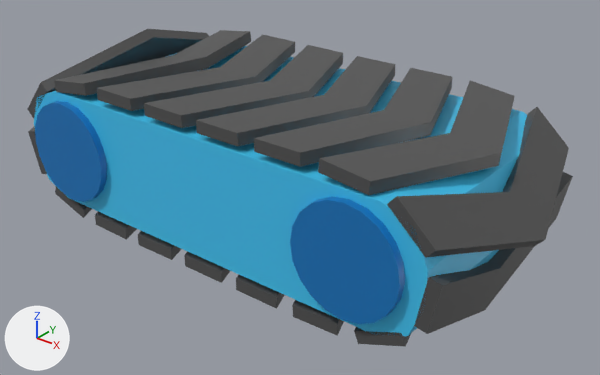
One commit to the FBX model Assets/StaticMeshes/SM_ConveyerBelt.fbx: the scene before it, then after it.
Before and after are seen from a 50 mm lens placed at (0.411, -0.489, 0.381), pointed at (0.021, -0.002, 0.079). Every picture has the same lights, and +X, +Y and +Z are marked at lower left. Where no turn or scale is listed for an object, it has been applied to the vertices.

Objects in the first picture: 'Body', 'Treads', 'Wheel_01', 'Wheel_02'.
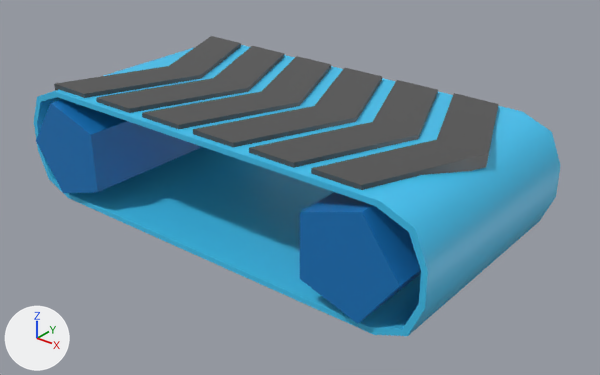
The newer file is also rescaled (x6.0) as a whole; pictures and numbers use the older file's frame.

What the commit changed:
me_mesh is used by ob_body; location (0.0, 0.0, 0.1).
me_mesh had 24 vertices, 22 faces and spanned x -0.2..0.2, y -0.1..0.1, z -0.05..0.05.
me_mesh now has 48 vertices, 48 faces and spans x -0.2..0.2, y -0.1..0.1, z -0.05..0.05.
Part 1, on me_mesh:
10 faces are deleted.
12 vertices are added at x -0.195..0.195, y -0.1, z -0.046..0.046.
12 new vertices lie (0.0, 0.2, 0.0) away from vertices in x -0.195..0.195, y -0.1, z -0.046..0.046.
36 new faces join them.
me_mesh_003 is used by ob_wheel_01; location (-0.1473, 0.0, 0.1).
me_mesh_003 had 42 vertices, 60 faces and spanned x -0.044..0.044, y -0.106..0.106, z -0.044..0.044.
me_mesh_003 now has 12 vertices, 15 faces and spans x -0.044..0.036, y -0.106..0.106, z -0.042..0.042.
Part 3, on me_mesh_003:
30 vertices are removed from x -0.042..0.044, y -0.106..0.106, z -0.044..0.044.
60 faces are deleted.
15 new faces join them.
me_mesh_004 is used by ob_wheel_02; location (0.1405, 0.0, 0.1).
me_mesh_004 had 42 vertices, 60 faces and spanned x -0.044..0.044, y -0.106..0.106, z -0.044..0.044.
me_mesh_004 now has 12 vertices, 15 faces and spans x -0.036..0.044, y -0.106..0.106, z -0.042..0.042.
Part 2, on me_mesh_004:
30 vertices are removed from x -0.044..0.042, y -0.106..0.106, z -0.044..0.044.
60 faces are deleted.
15 new faces join them.
Mesh me_mesh_007 is new.
It has 12 vertices, 10 faces and spans x -0.079..0.0, y -0.095..0.095, z -0.01..0.0.
It uses material mat_m_conveyer_treads (dark grey #505050).
Object 'Treads' (ob_treads) is deleted.
Object 'Treads5' (ob_treads5) is new; it shows me_mesh_007.
Its location is (0.1295, 0.0, 0.1534).
Object 'Treads2' (ob_treads2) is new; it shows a copy of me_mesh_007.
Its location is (-0.0355, 0.0, 0.1534).
Object 'Treads3' (ob_treads3) is new; it shows a copy of me_mesh_007.
Its location is (0.0195, 0.0, 0.1534).
Object 'Treads1' (ob_treads1) is new; it shows a copy of me_mesh_007.
Its location is (-0.0905, 0.0, 0.1534).
Object 'Treads4' (ob_treads4) is new; it shows a copy of me_mesh_007.
Its location is (0.0745, 0.0, 0.1534).
Object 'Treads6' (ob_treads6) is new; it shows a copy of me_mesh_007.
Its location is (0.1845, 0.0, 0.1534).

Changed parts and their boxes (x1, y1, x2, y2) in the pictures (600 x 375 px):
'Treads', deleted: before (27, 29, 573, 347)
'Body', reshaped (7% wider): before (34, 46, 527, 336); after (34, 45, 560, 336)
'Wheel_02', reshaped: before (290, 196, 405, 324); after (300, 192, 421, 324)
'Wheel_01', reshaped: before (35, 101, 107, 202); after (36, 99, 201, 193)
'Treads6', added: after (311, 93, 499, 190)
'Treads5', added: after (249, 80, 438, 168)
'Treads4', added: after (193, 68, 382, 147)
'Treads3', added: after (142, 56, 331, 129)
'Treads2', added: after (96, 46, 284, 113)
'Treads1', added: after (54, 36, 241, 98)
part 1 of me_mesh, built on: (34, 91, 428, 336) in both
